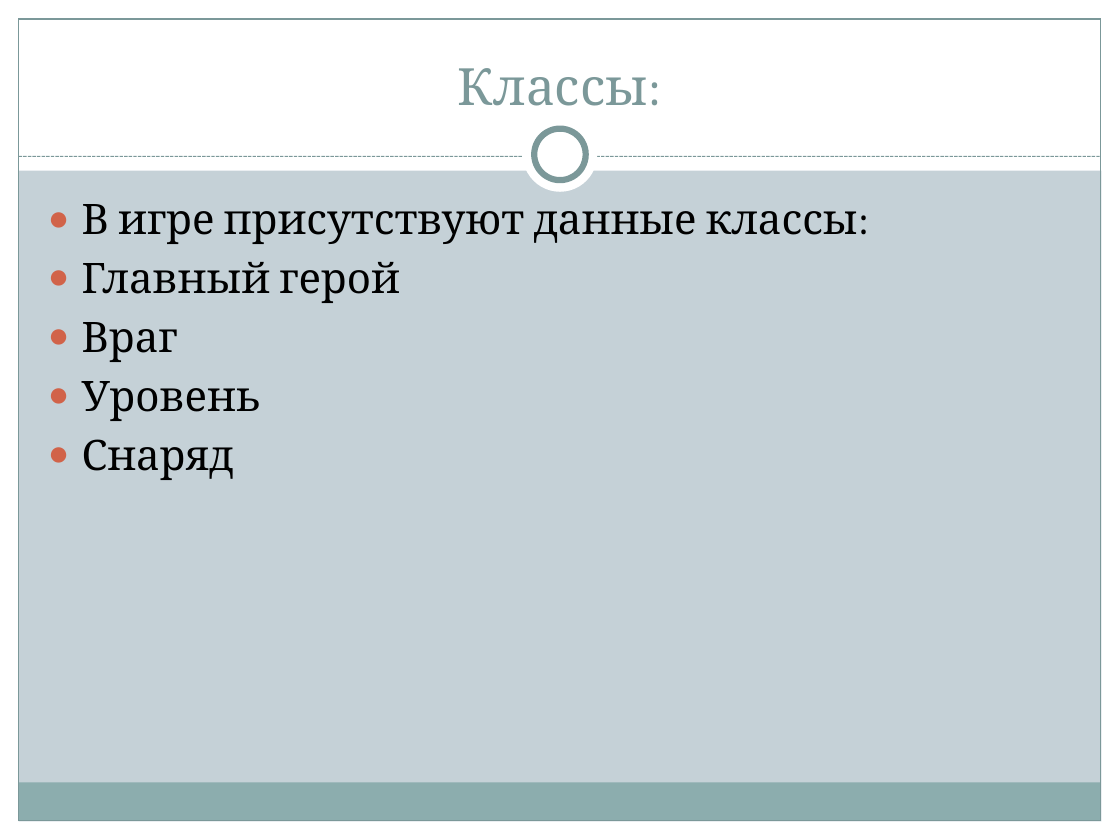
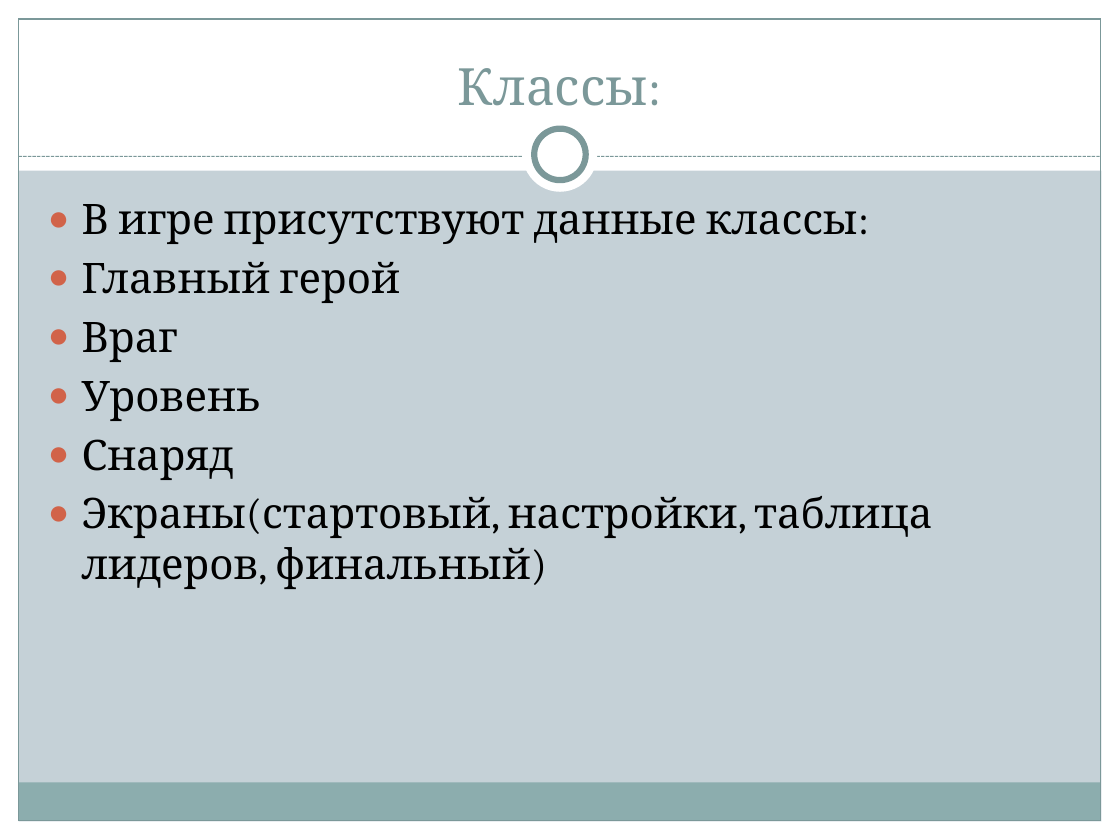
Before and after one commit to aeedX/Chambers-Of-Chaos, a slide deck: slide 4 of final/Chambers Of Chaos.pptx. Drawn at 1120x840 pixels with LibreOffice and Linux fonts; fonts in the diff are those of the drawing. Boxes give left, top, right and bottom in pixels: in the first picture for what was removed or moved away, otherwise in the second. Text is boxed around its words. In the diff, an @@ line names an element or a change of style, - is before the commit and + after.

```diff
--- a/final/Chambers Of Chaos.pptx
+++ b/final/Chambers Of Chaos.pptx
@@ text at <box>82,496,932,589</box>: paragraph added @@
+● Экраны(стартовый, настройки, таблица лидеров, финальный)
```
Also in this commit, not shown: 2 other slides changed, 1 other file.
